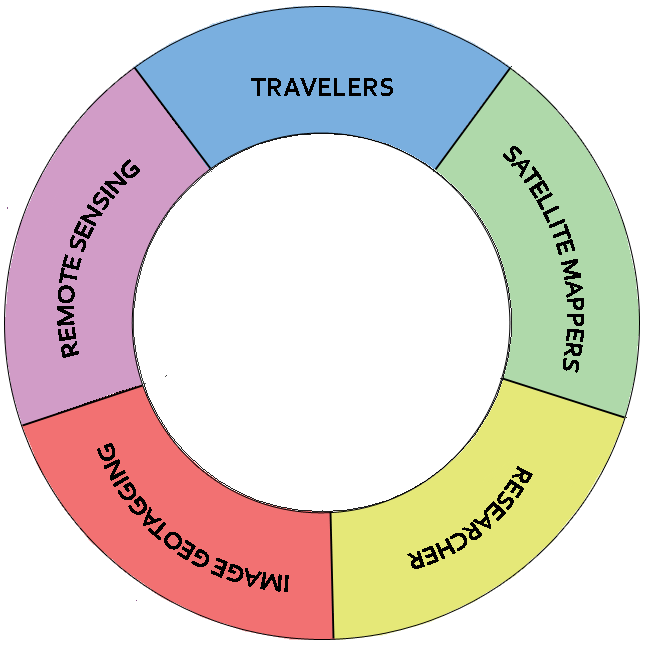
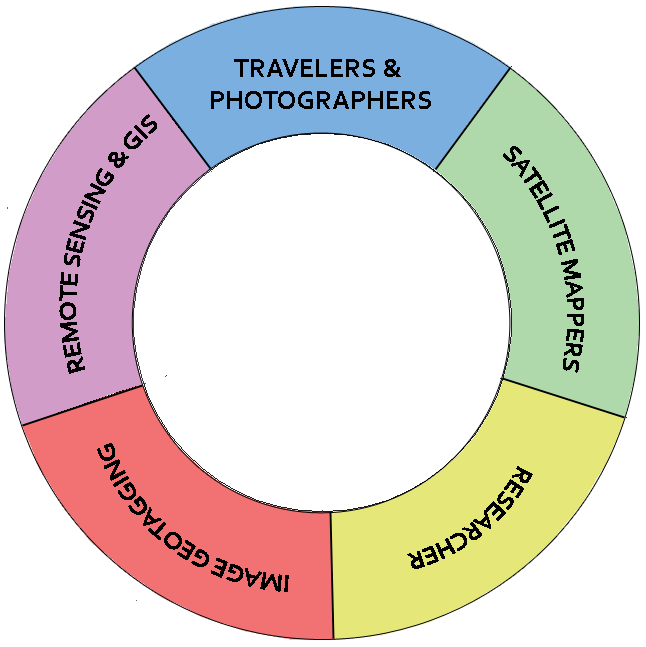
Before/after of a 646×647 layered artwork. What changed in the layer stack:
moved "Shape 1" above "Layer 1" over [57, 59, 431, 374]
renamed "REMOTE SENSING" to "REMOTE SENSING & GIS", painted on it over [57, 114, 157, 374]
renamed "TRAVELERS" to "TRAVELERS & PHOTOGRAPHERS", painted on it over [211, 59, 431, 109]
